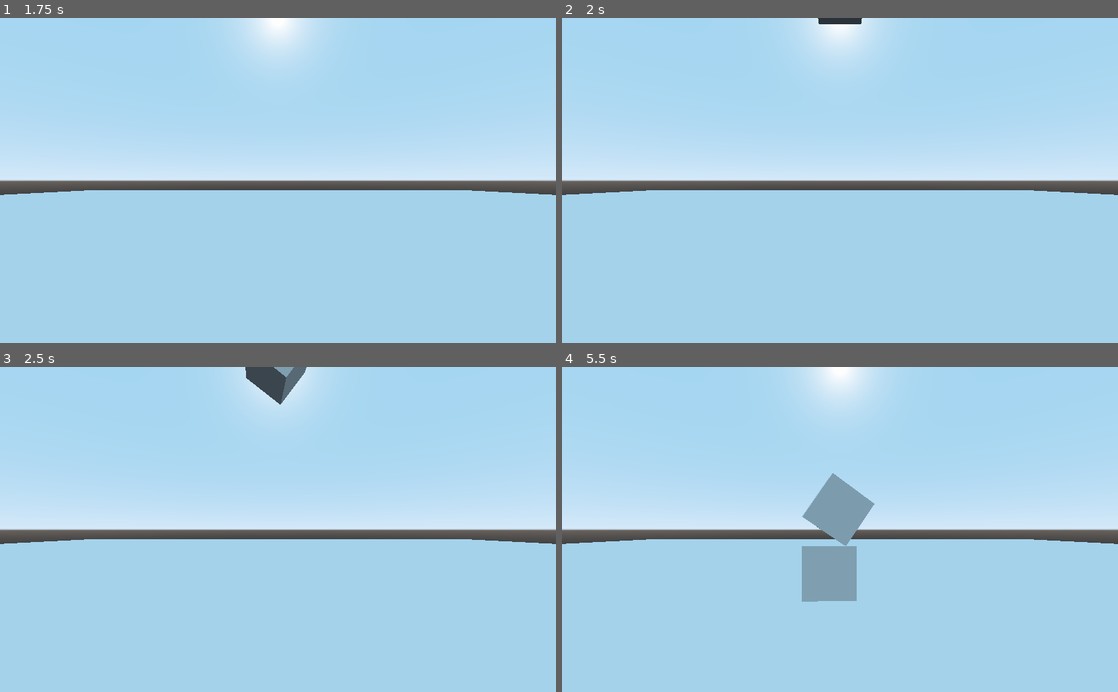
Above: before the commit, frames 1-4 (two rows, left to right).
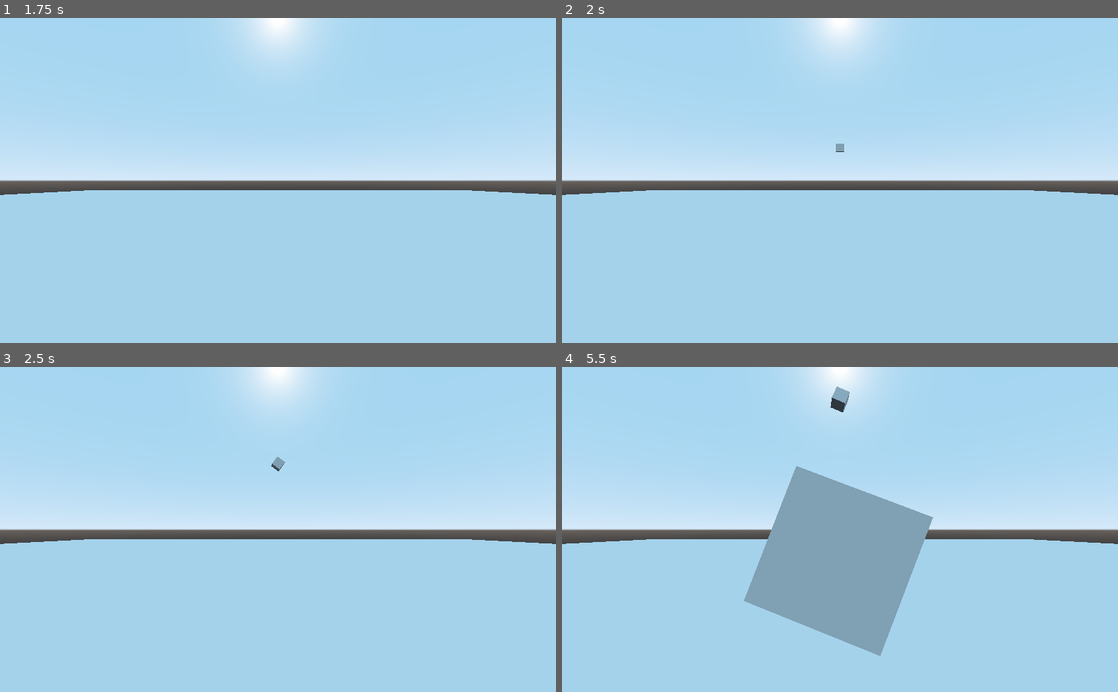
Above: after the commit, the same moments.

Repository: mdeeds/dj-slice
Game: Godot game, scene res://Play.tscn
Same seed, same stepped clock (60 frames per second), same inputs: the game is played once before the commit and once after it. The project has no main scene, so this scene is started directly.
Inputs:
- Up to frame 1 (1.75 s): tap Enter at 0.5 s; tap Space at 1.25 s
- Up to frame 2 (2 s): no input
- Up to frame 3 (2.5 s): no input
- Up to frame 4 (5.5 s): no input

Frame 1 is identical in both runs. In frame 2, 0.2% of the frame differs, in the area x 46-54%, y 0-42%; in frame 3, 0.8%; in frame 4, 9.0%, in the area x 32-67%, y 5-89%.

Commit message:
Blocks fly at player

Diff:
--- a/godot/Play.tscn
+++ b/godot/Play.tscn
@@ -23,24 +23,25 @@
 
 [node name="CollisionShape" type="CollisionShape" parent="StaticBody"]
 transform = Transform( 1, 0, 0, 0, 1, 0, 0, 0, 1, 0, -1, 0 )
-shape = SubResource( 3 )
+shape = SubResource( 1 )
 
 [node name="MeshInstance" type="MeshInstance" parent="StaticBody"]
 transform = Transform( 1, 0, 0, 0, 1, 0, 0, 0, 1, 0, -1, 0 )
-mesh = SubResource( 4 )
+mesh = SubResource( 2 )
 material/0 = null
 
 [node name="BlockSpatial" type="Spatial" parent="."]
-transform = Transform( 1, 0, 0, 0, 1, 0, 0, 0, 1, 0, 10, 0 )
+transform = Transform( 1, 0, 0, 0, 1, 0, 0, 0, 1, 0, 10, -50 )
 script = ExtResource( 2 )
 
 [node name="FallingBlock" type="RigidBody" parent="BlockSpatial"]
+linear_velocity = Vector3( 0, 15, 19 )
 angular_velocity = Vector3( 0.1, 0.2, 2 )
 script = ExtResource( 1 )
 
 [node name="CollisionShape" type="CollisionShape" parent="BlockSpatial/FallingBlock"]
-shape = SubResource( 1 )
+shape = SubResource( 3 )
 
 [node name="MeshInstance" type="MeshInstance" parent="BlockSpatial/FallingBlock"]
-mesh = SubResource( 2 )
+mesh = SubResource( 4 )
 material/0 = null
Not shown: 1 places in godot/Play.tscn that only renumber resources
